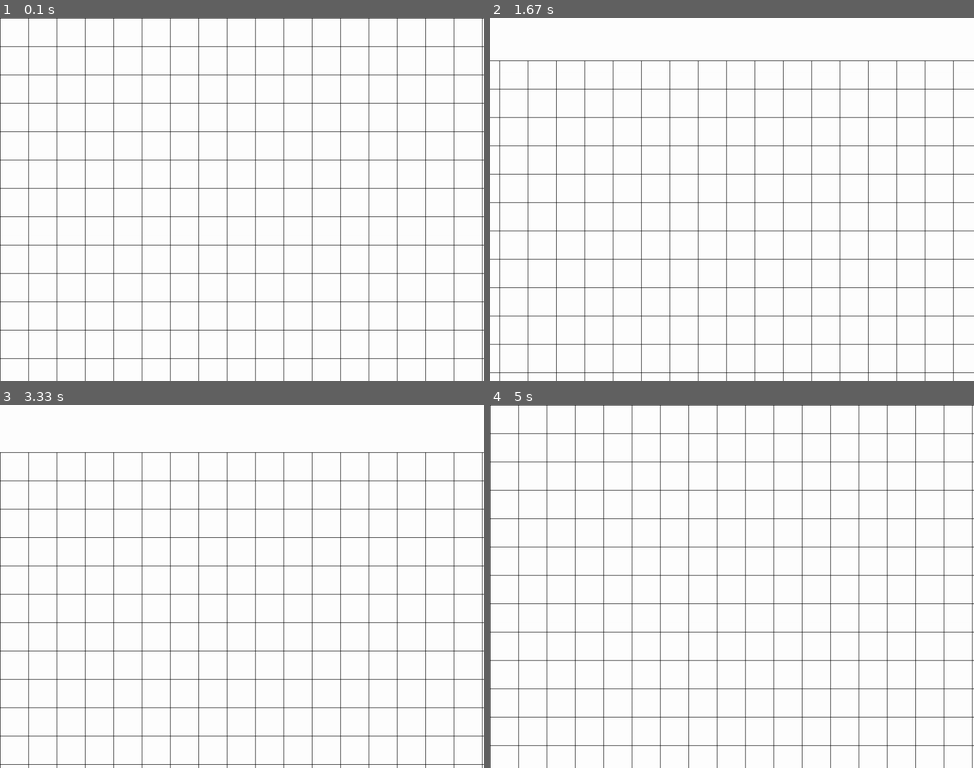
Above: before the commit, frames 1-4 (two rows, left to right).
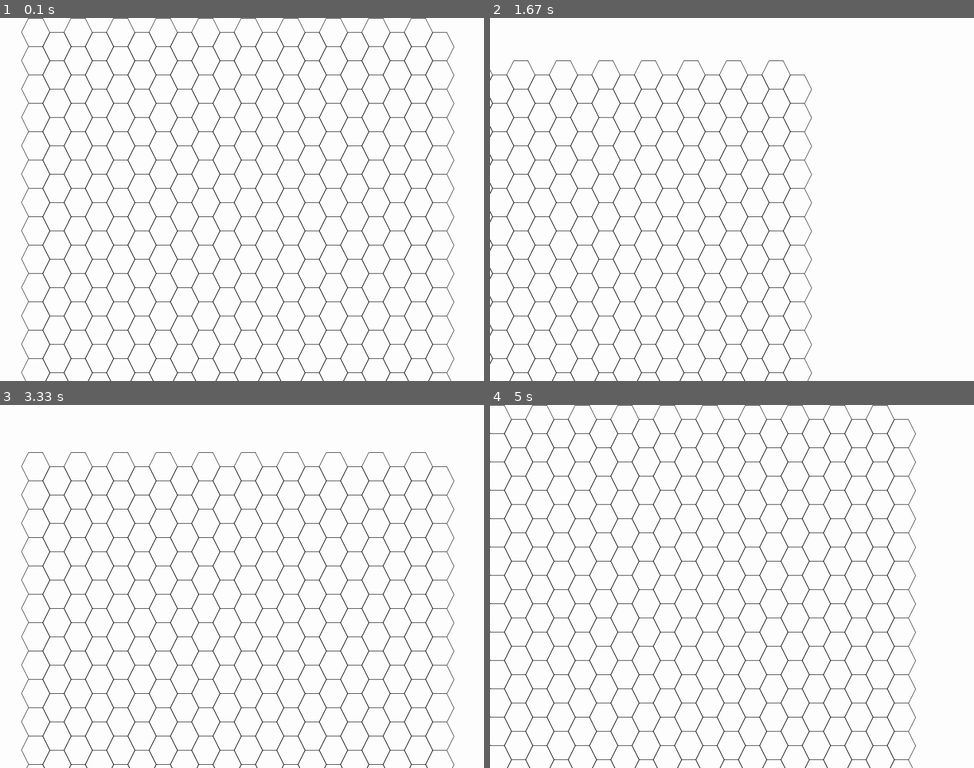
Above: after the commit, the same moments.

Repository: bakineugene/pygame_experiments
Game: pygame game, started from pygame0001.py
Same seed, same stepped clock (60 frames per second), same inputs: the game is played once before the commit and once after it.
Inputs:
- Up to frame 1 (0.1 s): no input
- Up to frame 2 (1.67 s): hold Right 0.33-0.8 s; hold Up 0.83-1.13 s; hold Right 1.17-1.63 s
- Up to frame 3 (3.33 s): hold Left 1.67-2.2 s; hold Down 2.23-2.53 s; hold Left 2.57-2.97 s; hold Up from 3 s (still down)
- Up to frame 4 (5 s): release Up at 3.37 s; hold Right 3.4-4.03 s; hold Down 4.07-4.43 s; hold Left 4.47-4.93 s; hold Right from 4.97 s (still down)

The runs differ from the first frame. In frame 1, 11% of the frame differs, in the area x 0-100%, y 0-100%; in frame 2, 9.0%; in frame 3, 10%; in frame 4, 11%.

Commit message:
Implements simplest hex grid

Diff:
--- a/pygame0001.py
+++ b/pygame0001.py
@@ -21,15 +21,30 @@
         if event.key == K_ESCAPE:
             game.is_running = False
 
-def draw_grid_element(surface, colour, size, point):
-    point_plus_x = point[0] + size
-    point_plus_y = point[1] + size
-    draw.lines(surface, colour, True, (point, (point[0], point_plus_y), (point_plus_x, point_plus_y), (point_plus_x, point[1])))
+def draw_square_grid_element(surface, colour, size, point):
+    x = point[0] * size
+    xp = x + size
+    y = point[1] * size
+    yp = y + size
+    draw.lines(surface, colour, True, ((x, y), (x, yp), (xp, yp), (xp, y)))
 
-def draw_grid(surface, colour, size, size_x=MAP_SIZE, size_y=MAP_SIZE):
+def draw_grid(surface, colour, size, size_x, size_y):
     for x in range(size_x):
         for y in range(size_y):
-            draw_grid_element(surface, colour, size, (x * size, y * size))
+            draw_hex_grid_element(surface, colour, size, (x, y))
+
+def draw_hex_grid_element(surface, colour, size, point):
+    x = point[0] * size * 3 / 4 + size
+    y = point[1] * size
+    if point[0] % 2:
+        y = y + size / 2
+    p1 = (x, y)
+    p2 = (p1[0] + size / 2, p1[1])
+    p3 = (p2[0] + size / 4, p2[1] + size / 2)
+    p4 = (p3[0] - size / 4, p3[1] + size / 2)
+    p5 = (p4[0] - size / 2, p4[1])
+    p6 = (p5[0] - size / 4, p5[1] - size / 2)
+    draw.lines(surface, colour, True, (p1, p2, p3, p4, p5, p6))
 
 class Game(object):
 
@@ -56,7 +71,7 @@
     def make_grid(self):
         self.grid = Surface((self.zoom * MAP_SIZE + 1, self.zoom * MAP_SIZE + 1))
         self.grid.fill(COLOR_WHITE)
-        draw_grid(self.grid, COLOR_BLACK, self.zoom)
+        draw_grid(self.grid, COLOR_BLACK, self.zoom, 20, 20)
         self.grid = self.grid.convert_alpha()
         self.draw()
 
@@ -71,7 +86,7 @@
         while self.is_running:
             self.clock.tick(FPS)
             for e in event.get():
-                handle_events_debug(e, self)
+                # handle_events_debug(e, self)
                 handle_events_quit(e, self)
                 self.handle_grid_scroll(e)
                 self.handle_grid_zoom(e)
